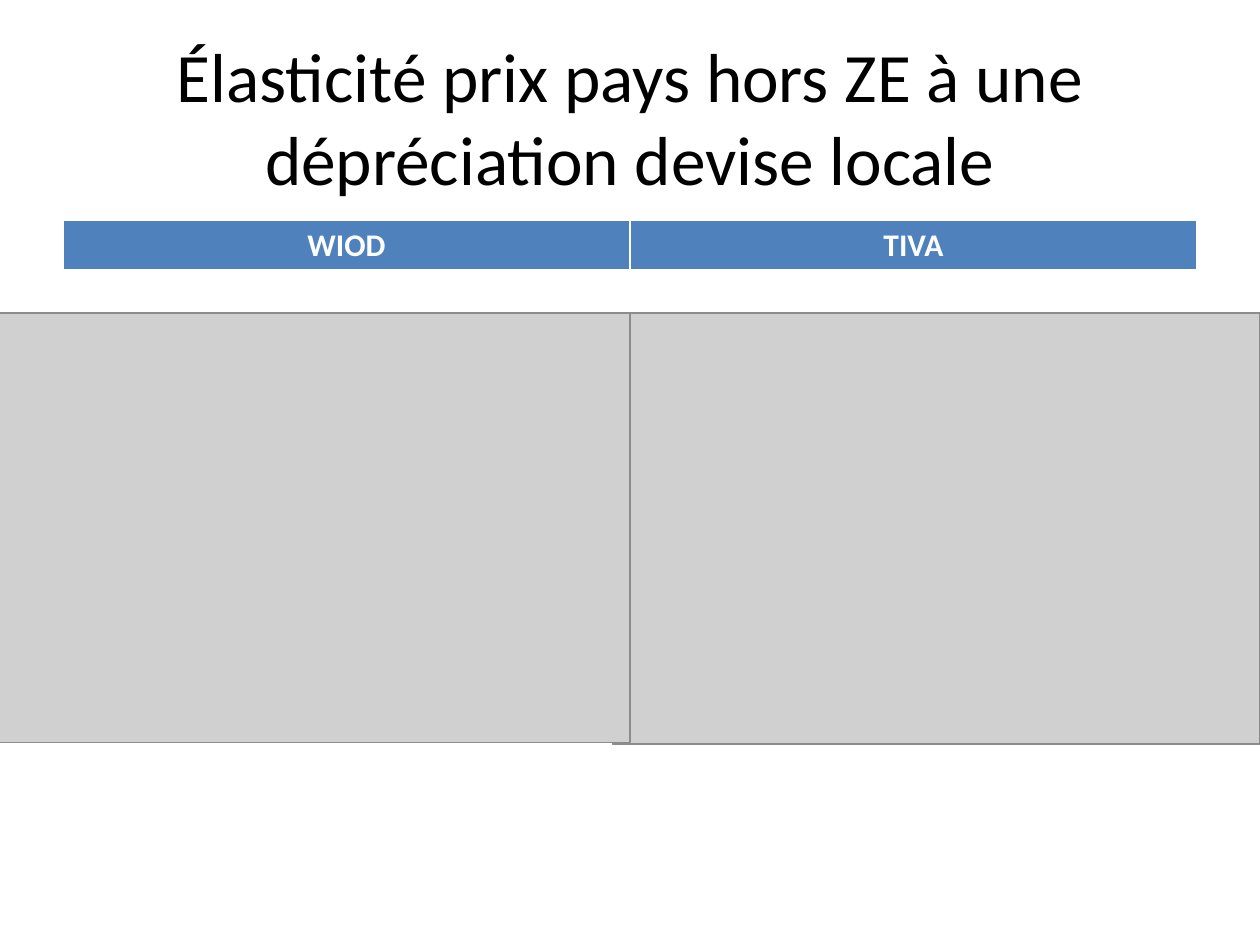
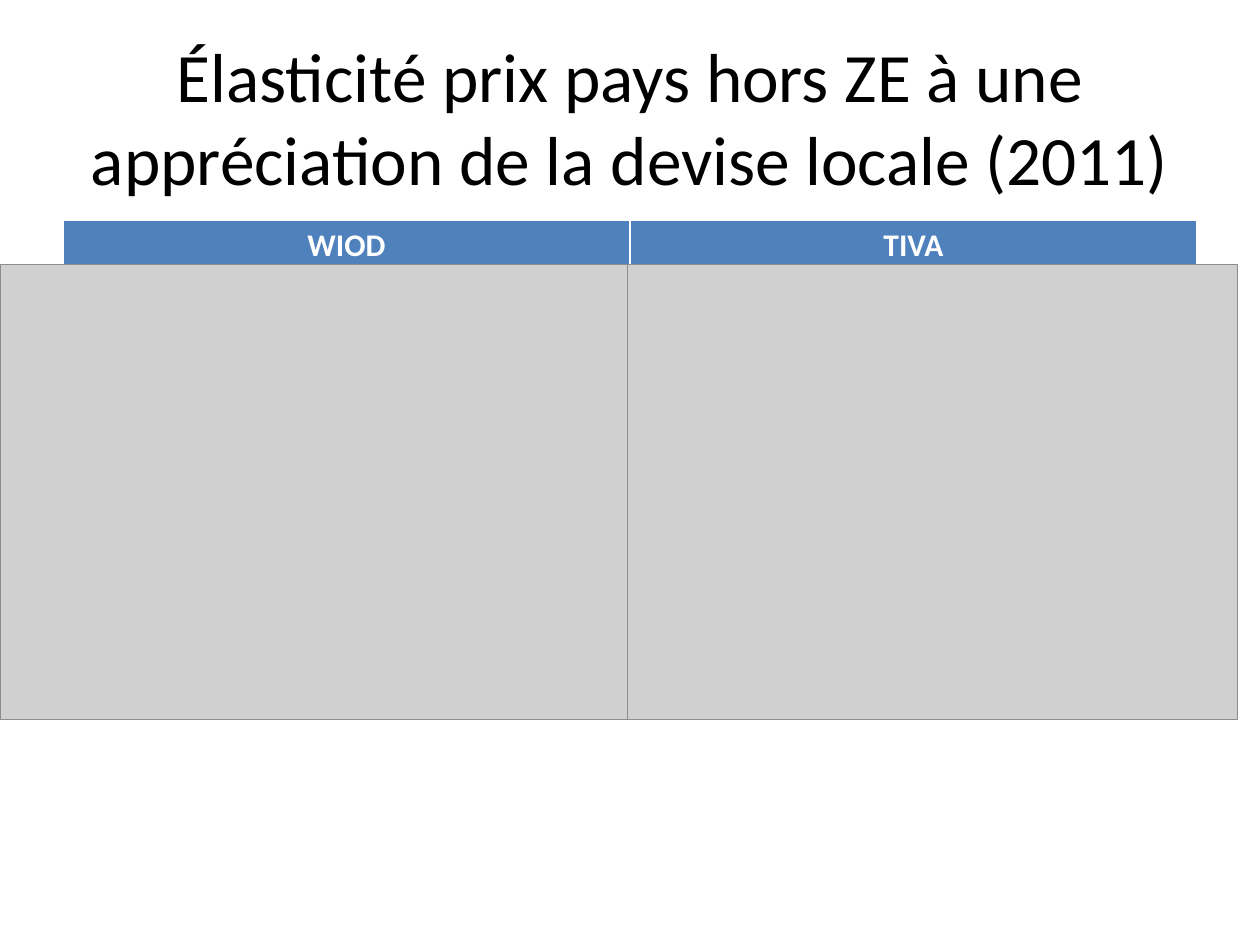
Before and after one commit to gdaudin/OFCE_CommerceVA, a slide deck: slide 7 of c17255-Point d’étape projet WIOD TIVA.pptx. Drawn at 1260x945 pixels with LibreOffice and Linux fonts; fonts in the diff are those of the drawing; grey boxes stand for pictures. Boxes give left, top, right and bottom in pixels: in the first picture for what was removed or moved away, otherwise in the second. Text is boxed around its words. In the diff, an @@ line names an element or a change of style, - is before the commit and + after.

```diff
--- a/c17255-Point d’étape projet WIOD TIVA.pptx
+++ b/c17255-Point d’étape projet WIOD TIVA.pptx
@@ title at (91,45,1168,197): text changed @@
-Élasticité prix pays hors ZE à une dépréciation devise locale
+Élasticité prix pays hors ZE à une appréciation de la devise locale (2011)
@@ picture: place and size @@
-picture at (0,314,630,743)
+picture at (0,265,627,719)
@@ picture: place and size @@
-picture at (612,314,1260,745)
+picture at (610,265,1237,719)
```
Also in this commit, not shown: 6 other slides changed.
